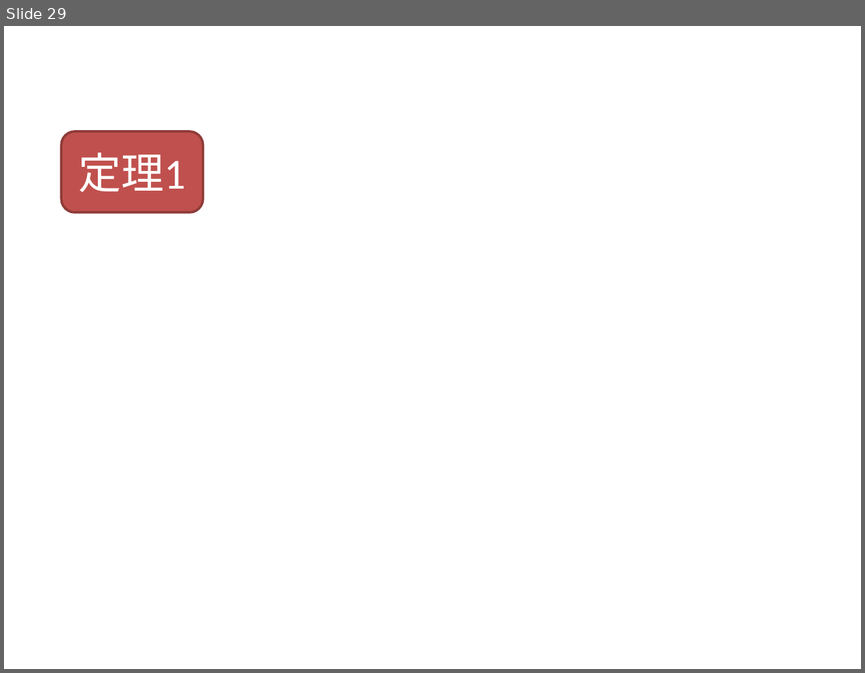
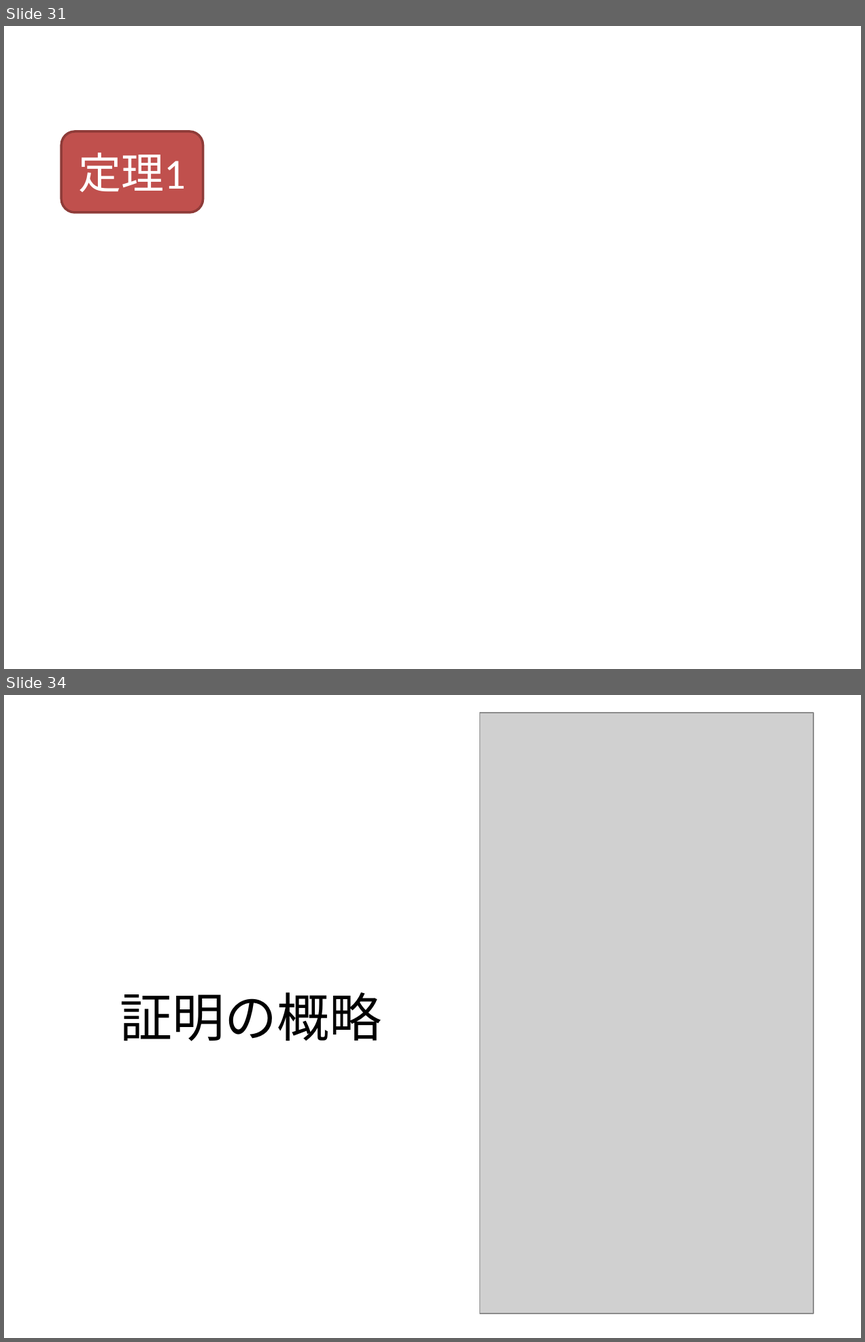
Before and after one commit to ex-hota911/LA2011Winter, a slide deck: slide/slide.pptx. Shown one above the other, each under a label of ours: slide 29 before the commit, slides 31 and 34 after it; the slides between them are not shown. The pictures are 865x673 and 865x1342 pixels, drawn with LibreOffice and Linux fonts; fonts in the diff are those of the drawing; grey boxes stand for pictures. Boxes give left, top, right and bottom in pixels: in the first picture for what was removed or moved away, otherwise in the second. Text is boxed around its words. In the diff, an @@ line names an element or a change of style, - is before the commit and + after.

```diff
--- a/slide/slide.pptx
+++ b/slide/slide.pptx
@@ slide 34 added at bbox=[4, 695, 861, 1338], background #FFFFFF @@
@@ picture added at bbox=[479, 713, 813, 1314] @@
@@ title added at bbox=[120, 992, 381, 1041], 44 pt, text #000000 @@
+証明の概略
@@ what was slide 29 is now slide 31 @@
```
Also in this commit, not shown: 15 slides changed, 14 other slides added, 12 slides removed, 3 other files.
